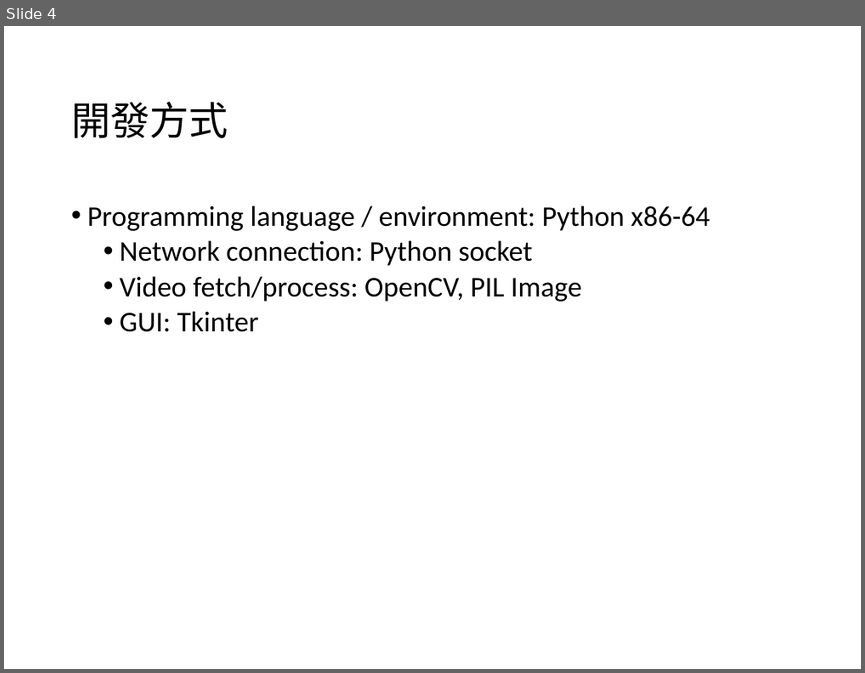
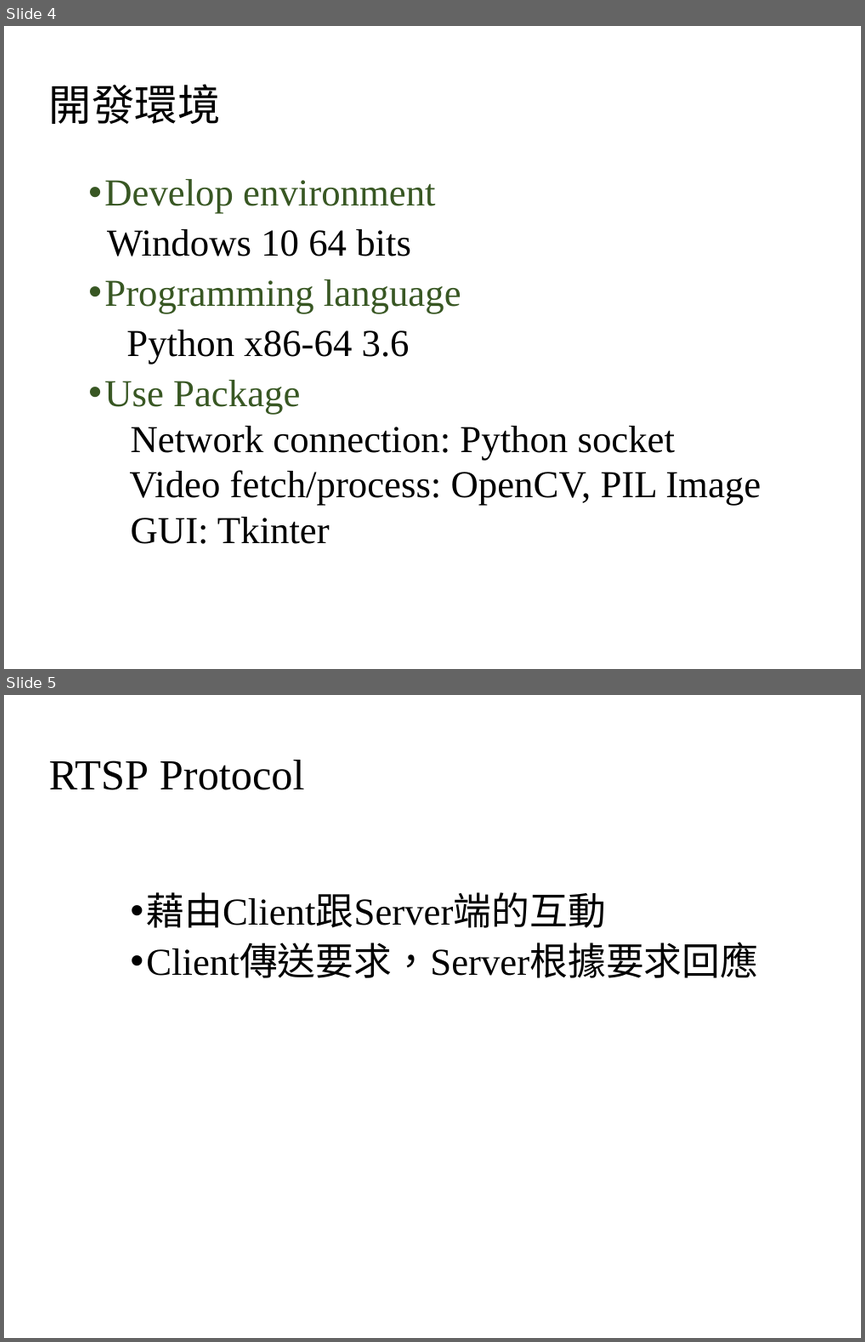
Before and after one commit to yth98/network-media, a slide deck: Report.ppt. Shown one above the other, each under a label of ours: slide 4 before the commit, slides 4 and 5 after it. The pictures are 865x673 and 865x1342 pixels, drawn with LibreOffice and Linux fonts; fonts in the diff are those of the drawing. Boxes give left, top, right and bottom in pixels: in the first picture for what was removed or moved away, otherwise in the second. Text is boxed around its words. In the diff, an @@ line names an element or a change of style, - is before the commit and + after.

```diff
--- a/Report.ppt
+++ b/Report.ppt
@@ slide 5 added at <box>4,695,861,1338</box>, background #FFFFFF @@
@@ title added at <box>49,760,305,790</box>, 36 pt, text #000000 @@
+RTSP Protocol
@@ text added at <box>146,892,758,978</box>, 32 pt, text #000000 @@
+• 藉由Client跟Server端的互動
+• Client傳送要求，Server根據要求回應
@@ slide 4 changed as well @@
@@ title at <box>49,84,221,124</box>: text changed; size 33 to 36 pt; font Calibri to Noto Sans CJK SC @@
-開發方式
+開發環境
@@ text "Develop environment": place and size @@
-text "Develop environment" at <box>87,205,710,332</box>
+text "Develop environment" at <box>104,179,760,544</box>
@@ text at <box>104,179,461,414</box>: text changed; size 24 to 32 pt; font Calibri to Times New Roman; text colour #000000 to #385723 @@
-• Programming language / environment: Python x86-64
+• Develop environment
+Windows 10 64 bits
+• Programming language
+Python x86-64 3.6
+• Use Package
@@ text at <box>130,426,760,544</box>: size 24 to 32 pt, font Calibri to Times New Roman in "Network connection: Python socket", "Video fetch/process: OpenCV, PIL Image", "GUI: Tkinter"; bullet • to none @@
```
Also in this commit, not shown: 5 other slides changed, 3 other slides added, 2 slides removed, 4 other files.
